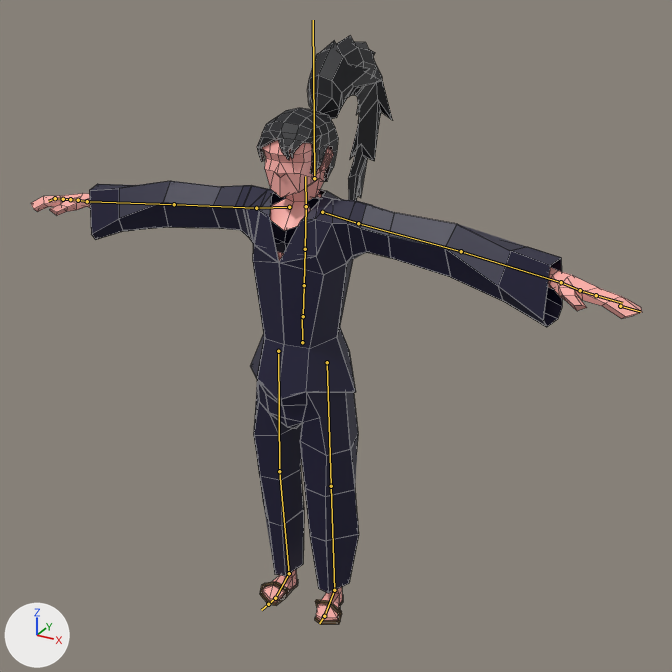
A saved change to the FBX model Assets/Animation/Work-In-Progress-Animations/ShalloModelSet2AttackUpSlash001.fbx.
The view is the same before and after, from a 50 mm camera at (1.51, -2.51, 2.4) aimed at (0.1, 0.05, 1.12). Arrows for +X, +Y and +Z are at lower left; the lights stay in place. The picture after the commit comes second. The bones that change, and the others that lie on the model, are drawn over the model as lines. Mesh edges are drawn as thin lines.

The first picture shows 'Shallo'.
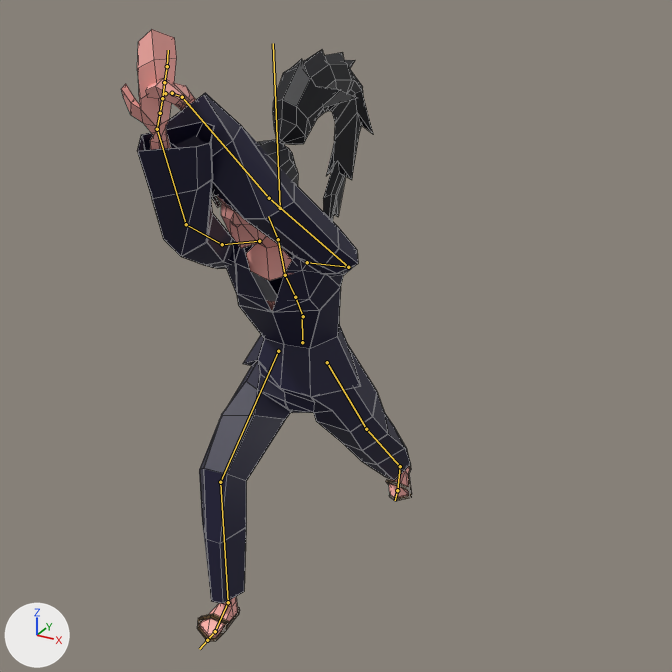
The newer file adds an action. The first version stands in its rest pose; the second is drawn at frame 15 of the action 'Armature|AttackSet2AUpSlash001'.

Edits to the scene script, one JSON object a line:
```json
{"block": "bone_mixamorig_spine", "where": "bone_mixamorig_spine = bpy.data.objects['Armature'].pose.bones['mixamorig:Spine']  # child of 'mixamorig:Hips'"}
{"op": "set", "path": "bone_mixamorig_spine.rotation_quaternion", "old": "(1.0, 0.0, 0.0, 0.0)", "new": "(0.926, 0.319, 0.199, 0.033)", "note": "degrees (0, 0, 0) -> degrees (40, 20, 12)"}
{"block": "bone_mixamorig_spine1", "where": "bone_mixamorig_spine1 = bpy.data.objects['Armature'].pose.bones['mixamorig:Spine1']  # child of 'mixamorig:Spine'"}
{"op": "set", "path": "bone_mixamorig_spine1.rotation_quaternion", "old": "(1.0, 0.0, 0.0, 0.0)", "new": "(0.996, 0.024, -0.088, 0.009)", "note": "degrees (0, 0, 0) -> degrees (3, -10, 1)"}
{"block": "bone_mixamorig_spine2", "where": "bone_mixamorig_spine2 = bpy.data.objects['Armature'].pose.bones['mixamorig:Spine2']  # child of 'mixamorig:Spine1'"}
{"op": "set", "path": "bone_mixamorig_spine2.rotation_quaternion", "old": "(1.0, 0.0, 0.0, 0.0)", "new": "(0.99, -0.139, 0.004, -0.03)", "note": "degrees (0, 0, 0) -> degrees (-16, 0, -3)"}
{"block": "bone_mixamorig_neck", "where": "bone_mixamorig_neck = bpy.data.objects['Armature'].pose.bones['mixamorig:Neck']  # child of 'mixamorig:Spine2'"}
{"op": "set", "path": "bone_mixamorig_neck.rotation_quaternion", "old": "(1.0, 0.0, 0.0, 0.0)", "new": "(0.986, 0.049, -0.155, 0.044)", "note": "degrees (0, 0, 0) -> degrees (5, -18, 4)"}
{"block": "bone_mixamorig_head", "where": "bone_mixamorig_head = bpy.data.objects['Armature'].pose.bones['mixamorig:Head']  # child of 'mixamorig:Neck'"}
{"op": "set", "path": "bone_mixamorig_head.rotation_quaternion", "old": "(1.0, 0.0, 0.0, 0.0)", "new": "(0.979, -0.203, -0.007, -0.013)", "note": "degrees (0, 0, 0) -> degrees (-23, -1, -1)"}
{"block": "bone_mixamorig_leftshoulder", "where": "bone_mixamorig_leftshoulder = bpy.data.objects['Armature'].pose.bones['mixamorig:LeftShoulder']  # child of 'mixamorig:Spine2'"}
{"op": "set", "path": "bone_mixamorig_leftshoulder.location", "old": "(0.0, 0.0, 0.0)", "new": "(-10.8, 5.2, -1.8)"}
{"op": "set", "path": "bone_mixamorig_leftshoulder.rotation_quaternion", "old": "(1.0, 0.0, 0.0, 0.0)", "new": "(0.994, -0.084, 0.008, 0.064)", "note": "degrees (0, 0, 0) -> degrees (-10, 2, 7)"}
{"block": "bone_mixamorig_leftarm", "where": "bone_mixamorig_leftarm = bpy.data.objects['Armature'].pose.bones['mixamorig:LeftArm']  # child of 'mixamorig:LeftShoulder'"}
{"op": "set", "path": "bone_mixamorig_leftarm.rotation_quaternion", "old": "(1.0, 0.0, 0.0, 0.0)", "new": "(-0.091, 0.403, -0.547, 0.728)", "note": "degrees (0, 0, 0) -> degrees (-85, -29, -139)"}
{"block": "bone_mixamorig_leftforearm", "where": "bone_mixamorig_leftforearm = bpy.data.objects['Armature'].pose.bones['mixamorig:LeftForeArm']  # child of 'mixamorig:LeftArm'"}
{"op": "set", "path": "bone_mixamorig_leftforearm.rotation_quaternion", "old": "(1.0, 0.0, 0.0, 0.0)", "new": "(0.812, 0.217, 0.535, 0.09)", "note": "degrees (0, 0, 0) -> degrees (53, 56, 43)"}
{"block": "bone_mixamorig_lefthand", "where": "bone_mixamorig_lefthand = bpy.data.objects['Armature'].pose.bones['mixamorig:LeftHand']  # child of 'mixamorig:LeftForeArm'"}
{"op": "set", "path": "bone_mixamorig_lefthand.rotation_quaternion", "old": "(1.0, 0.0, 0.0, 0.0)", "new": "(0.743, 0.107, 0.258, -0.608)", "note": "degrees (0, 0, 0) -> degrees (-10, 31, -82)"}
{"block": "bone_mixamorig_rightarm", "where": "bone_mixamorig_rightarm = bpy.data.objects['Armature'].pose.bones['mixamorig:RightArm']  # child of 'mixamorig:RightShoulder'"}
{"op": "set", "path": "bone_mixamorig_rightarm.rotation_quaternion", "old": "(1.0, 0.0, 0.0, 0.0)", "new": "(0.346, 0.153, 0.547, -0.747)", "note": "degrees (0, 0, 0) -> degrees (-63, 37, -154)"}
{"block": "bone_mixamorig_rightforearm", "where": "bone_mixamorig_rightforearm = bpy.data.objects['Armature'].pose.bones['mixamorig:RightForeArm']  # child of 'mixamorig:RightArm'"}
{"op": "set", "path": "bone_mixamorig_rightforearm.rotation_quaternion", "old": "(1.0, 0.0, 0.0, 0.0)", "new": "(0.942, -0.01, 0.292, -0.167)", "note": "degrees (0, 0, 0) -> degrees (-8, 33, -22)"}
{"block": "bone_mixamorig_righthand", "where": "bone_mixamorig_righthand = bpy.data.objects['Armature'].pose.bones['mixamorig:RightHand']  # child of 'mixamorig:RightForeArm'"}
{"op": "set", "path": "bone_mixamorig_righthand.rotation_quaternion", "old": "(1.0, 0.0, 0.0, 0.0)", "new": "(0.553, 0.35, 0.754, 0.054)", "note": "degrees (0, 0, 0) -> degrees (-51, 127, -76)"}
{"block": "bone_mixamorig_leftupleg", "where": "bone_mixamorig_leftupleg = bpy.data.objects['Armature'].pose.bones['mixamorig:LeftUpLeg']  # child of 'mixamorig:Hips'"}
{"op": "set", "path": "bone_mixamorig_leftupleg.rotation_quaternion", "old": "(1.0, 0.0, 0.0, 0.0)", "new": "(0.953, -0.302, 0.006, -0.004)", "note": "degrees (0, 0, 0) -> degrees (-35, 1, -1)"}
{"block": "bone_mixamorig_leftleg", "where": "bone_mixamorig_leftleg = bpy.data.objects['Armature'].pose.bones['mixamorig:LeftLeg']  # child of 'mixamorig:LeftUpLeg'"}
{"op": "set", "path": "bone_mixamorig_leftleg.rotation_quaternion", "old": "(1.0, 0.0, 0.0, 0.0)", "new": "(0.999, -0.044, -0.001, 0.0)", "note": "degrees (0, 0, 0) -> degrees (-5, 0, 0)"}
{"block": "bone_mixamorig_rightupleg", "where": "bone_mixamorig_rightupleg = bpy.data.objects['Armature'].pose.bones['mixamorig:RightUpLeg']  # child of 'mixamorig:Hips'"}
{"op": "set", "path": "bone_mixamorig_rightupleg.rotation_quaternion", "old": "(1.0, 0.0, 0.0, 0.0)", "new": "(0.915, 0.402, 0.007, 0.002)", "note": "degrees (0, 0, 0) -> degrees (47, 1, 1)"}
{"block": "bone_mixamorig_rightleg", "where": "bone_mixamorig_rightleg = bpy.data.objects['Armature'].pose.bones['mixamorig:RightLeg']  # child of 'mixamorig:RightUpLeg'"}
{"op": "set", "path": "bone_mixamorig_rightleg.rotation_quaternion", "old": "(1.0, 0.0, 0.0, 0.0)", "new": "(0.933, -0.359, 0.003, 0.0)", "note": "degrees (0, 0, 0) -> degrees (-42, 0, 0)"}
{"block": "bone_mixamorig_rightfoot", "where": "bone_mixamorig_rightfoot = bpy.data.objects['Armature'].pose.bones['mixamorig:RightFoot']  # child of 'mixamorig:RightLeg'"}
{"op": "set", "path": "bone_mixamorig_rightfoot.rotation_quaternion", "old": "(1.0, 0.0, 0.0, 0.0)", "new": "(0.995, -0.098, -0.001, 0.028)", "note": "degrees (0, 0, 0) -> degrees (-11, 0, 3)"}
```

Changed parts and their boxes [x1, y1, x2, y2] in the pictures (672 x 672 px):
```json
{"object": "Shallo", "change": "posed", "before": [31, 36, 642, 625], "after": [121, 29, 412, 641], "on screen": "52% narrower"}
{"bone": "mixamorig:Spine", "before": "(303, 316) to (304, 285)", "after": "(303, 316) to (295, 297)"}
{"bone": "mixamorig:Spine1", "before": "(304, 285) to (305, 249)", "after": "(295, 297) to (285, 275)"}
{"bone": "mixamorig:Spine2", "before": "(305, 249) to (306, 206)", "after": "(285, 275) to (278, 239)"}
{"bone": "mixamorig:Neck", "before": "(306, 206) to (305, 176)", "after": "(278, 239) to (268, 216)"}
{"bone": "mixamorig:Head", "before": "(314, 178) to (313, 20)", "after": "(280, 208) to (273, 43)"}
{"bone": "mixamorig:LeftShoulder", "before": "(322, 212) to (358, 223)", "after": "(307, 262) to (348, 267)"}
{"bone": "mixamorig:LeftArm", "before": "(358, 223) to (461, 251)", "after": "(348, 267) to (269, 198)"}
{"bone": "mixamorig:LeftForeArm", "before": "(461, 251) to (561, 282)", "after": "(269, 198) to (182, 97)"}
{"bone": "mixamorig:LeftHand", "before": "(561, 282) to (580, 290)", "after": "(182, 97) to (172, 93)"}
{"bone": "mixamorig:RightArm", "before": "(256, 208) to (174, 204)", "after": "(222, 244) to (186, 224)"}
{"bone": "mixamorig:RightForeArm", "before": "(174, 204) to (87, 201)", "after": "(186, 224) to (157, 129)"}
{"bone": "mixamorig:RightHand", "before": "(87, 201) to (78, 200)", "after": "(157, 129) to (160, 113)"}
{"bone": "mixamorig:LeftUpLeg", "before": "(327, 362) to (331, 486)", "after": "(327, 362) to (366, 429)"}
{"bone": "mixamorig:LeftLeg", "before": "(331, 486) to (334, 590)", "after": "(366, 429) to (400, 466)"}
{"bone": "mixamorig:RightUpLeg", "before": "(278, 351) to (279, 471)", "after": "(278, 351) to (220, 482)"}
{"bone": "mixamorig:RightLeg", "before": "(279, 471) to (289, 573)", "after": "(220, 482) to (228, 602)"}
{"bone": "mixamorig:RightFoot", "before": "(289, 573) to (275, 598)", "after": "(228, 602) to (215, 631)"}
```
